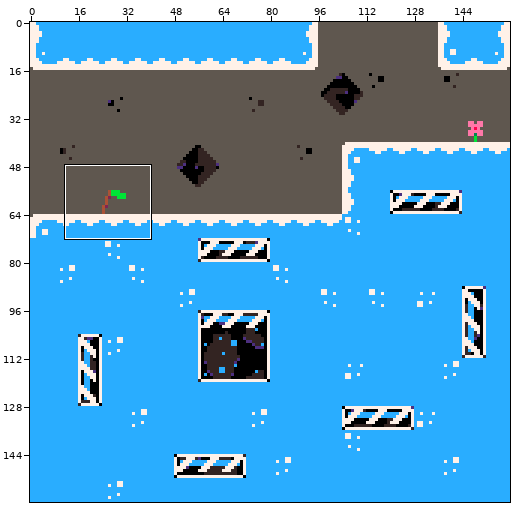
Sprite sheet: assets/maps/level 1.png. The picture above shows the old version from afar; the outline marks the close-up.
Close-up. As it was:
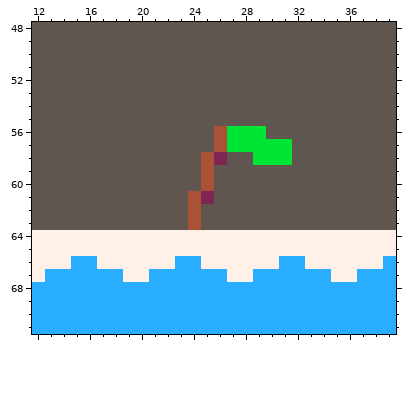
The file is 160x160 pixels. Shown: x 12..39, y 48..71.
The same view after the edit:
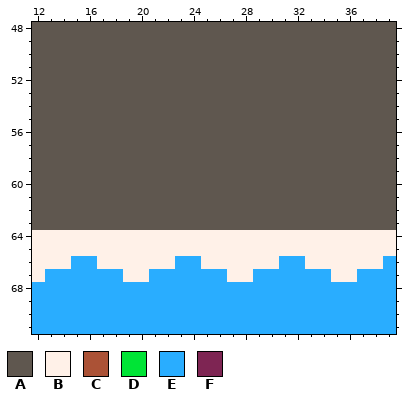
Palette (. is transparent): A #5f574f  B #fff1e8  C #ab5236  D #00e436  E #29adff  F #7e2553
Diff:
{"y":56,"x":26,"old":"CDDD","new":"AAAA"}
{"y":57,"x":26,"old":"CDDDDD","new":"AAAAAA"}
{"y":58,"x":25,"old":"CF","new":"AA"}
{"y":58,"x":29,"old":"DDD","new":"AAA"}
{"y":59,"x":25,"old":"C","new":"A"}
{"y":60,"x":25,"old":"C","new":"A"}
{"y":61,"x":24,"old":"CF","new":"AA"}
{"y":62,"x":24,"old":"C","new":"A"}
{"y":63,"x":24,"old":"C","new":"A"}
{"label":"changed","picture_box":[188,126,292,230]}
